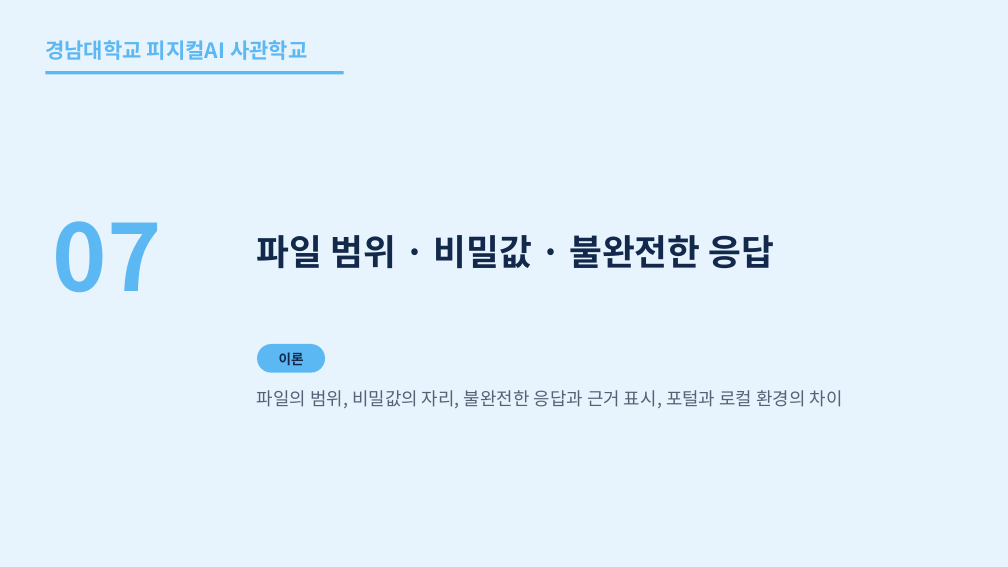
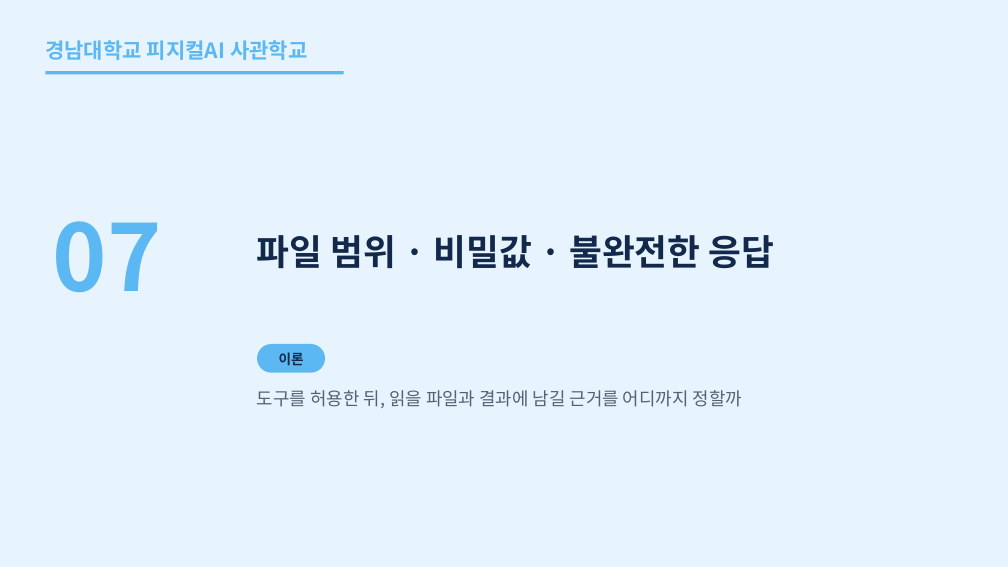
Before and after one commit to uengine-oss/hyd-iot-edu, a slide deck: slide 54 of workspace/강의제작/산출물/통합반/이론/06회차/통합반_06일차.pptx. Drawn at 1008x567 pixels with LibreOffice and Linux fonts; fonts in the diff are those of the drawing. Boxes give left, top, right and bottom in pixels: in the first picture for what was removed or moved away, otherwise in the second. Text is boxed around its words. In the diff, an @@ line names an element or a change of style, - is before the commit and + after.

```diff
--- a/workspace/강의제작/산출물/통합반/이론/06회차/통합반_06일차.pptx
+++ b/workspace/강의제작/산출물/통합반/이론/06회차/통합반_06일차.pptx
@@ text at <box>257,390,742,408</box>: text changed @@
-파일의 범위, 비밀값의 자리, 불완전한 응답과 근거 표시, 포털과 로컬 환경의 차이
+도구를 허용한 뒤, 읽을 파일과 결과에 남길 근거를 어디까지 정할까
```
Also in this commit, not shown: 7 other slides changed, 24 other files.
